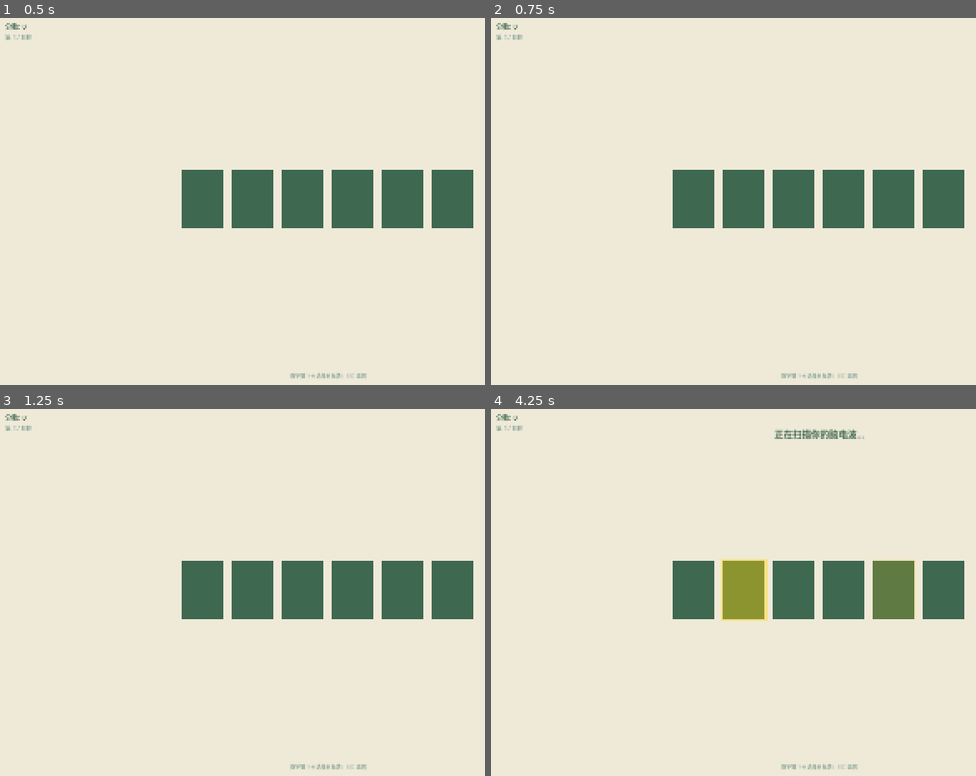
Above: before the commit, frames 1-4 (two rows, left to right).
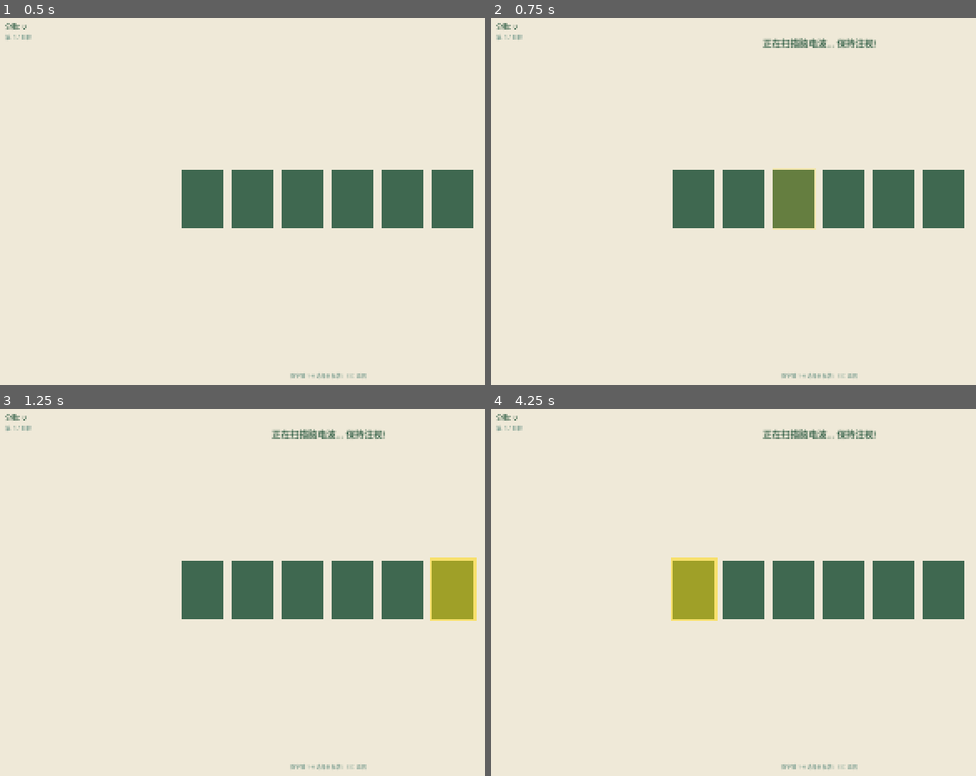
Above: after the commit, the same moments.

Repository: sssd903-tju/MetaBCI_Game
Game: Godot game, scene res://scenes/p300/CardGame.tscn
Same seed, same stepped clock (60 frames per second), same inputs: the game is played once before the commit and once after it. This scene is started directly instead of the project's main scene.
Inputs:
- Up to frame 1 (0.5 s): no input
- Up to frame 2 (0.75 s): tap Enter (ui_accept) at 0.5 s; hold Right from 0.53 s (still down); tap Space at 0.6 s
- Up to frame 3 (1.25 s): keep holding Right; tap Enter (ui_accept) at 0.77 s; tap Y at 0.8 s
- Up to frame 4 (4.25 s): release Right at 1.28 s; hold Down (ui_down) 1.28-2.03 s; tap Y at 1.35 s; tap Enter (ui_accept) at 1.52, 3.02, 3.77 s; tap N at 1.55, 2.1 s; hold Right 2.03-2.78 s; tap 1 at 2.3, 2.85 s; hold Up (ui_up) 2.78-3.53 s; tap 2 at 3.05, 3.6 s; hold Left from 3.53 s (still down); tap 3 at 3.8 s

Frame 1 is identical in both runs. In frame 2, 2.0% of the frame differs, in the area x 56-80%, y 5-58%; in frame 3, 2.1%; in frame 4, 5.2%, in the area x 37-88%, y 5-58%.

Commit message:
refactor: 卡牌读心流程重做 — 看牌→空格扫描→放大猜测→Y/N确认
THINK: 牌面朝上, 心里选一张, 按空格开始
SCAN:  牌背闪烁(P300 oddball), 5轮
REVEAL: 猜测的牌放大1.3倍
CONFIRM: Y=猜对了 / N=猜错了
自动循环5轮

Diff:
--- a/scripts/paradigms/p300/entities/card_grid.gd
+++ b/scripts/paradigms/p300/entities/card_grid.gd
@@ -113,3 +113,8 @@
 func hide_all() -> void:
 	for c in cards:
 		c.flip(false)
+		c.scale = Vector2.ONE
+
+
+func enlarge_card(idx: int) -> void:
+	cards[idx].scale = Vector2.ONE * 1.3
--- a/scripts/paradigms/p300/mind_card_paradigm.gd
+++ b/scripts/paradigms/p300/mind_card_paradigm.gd
@@ -7,7 +7,6 @@
 var _hud: MindCardHUD
 var _target_idx: int = -1
 var _guessed_idx: int = -1
-var _last_correct: bool = false
 
 
 func _ready() -> void:
@@ -22,7 +21,7 @@
 
 
 func _on_paradigm_end() -> void:
-	print("[卡牌读心] 结束, 分数: %d" % _mode.total_score)
+	print("[卡牌读心] 分数: %d" % _mode.total_score)
 
 
 func _on_bci_data(_data: Dictionary) -> void:
@@ -60,8 +59,9 @@
 	_sm.think_started.connect(_on_think)
 	_sm.scan_started.connect(_on_scan)
 	_sm.reveal_started.connect(_on_reveal)
-	_sm.correct.connect(_on_correct)
-	_sm.wrong.connect(_on_wrong)
+	_sm.confirm_started.connect(_on_confirm)
+	_sm.answered_correct.connect(_on_correct)
+	_sm.answered_wrong.connect(_on_wrong)
 	_sm.finished.connect(_on_finished)
 	_grid.scan_finished.connect(_on_scan_done)
 
@@ -74,12 +74,16 @@
 		return
 	_target_idx = -1
 	_grid.hide_all()
-	_hud.update_state("在心里想一张牌...")
+	_hud.update_state("记住一张牌, 按 空格 开始")
 	_hud.update_round(_mode.current_round + 1)
+	_hud.hide_result()
+	# 展示牌面
+	_grid.reveal_all()
 
 
 func _on_scan() -> void:
-	_hud.update_state("正在扫描你的脑电波...")
+	_hud.update_state("正在扫描脑电波... 保持注视!")
+	_grid.hide_all()
 	_grid.start_scan()
 
 
@@ -89,32 +93,30 @@
 
 
 func _on_reveal(idx: int) -> void:
+	# 放大猜测的牌
+	_grid.reveal_all()
+	_grid.enlarge_card(idx)
 	var sym: String = CardGrid.SYMBOLS[idx]
-	_grid.reveal_all()
-	var correct := (idx == _target_idx)
-	_last_correct = correct
+	_hud.update_state("系统猜测: %s" % sym)
 
-	if _target_idx >= 0:
-		_hud.show_result(sym, correct)
-	else:
-		_hud.show_result(sym, false)  # 未选目标, 默认错
-		_last_correct = false
 
-	var result := _mode.record(_last_correct)
-	_hud.update_score(result.score)
-
-	if _last_correct:
-		AudioManager.play_combo(1)
-	else:
-		AudioManager.play_miss()
+func _on_confirm(idx: int) -> void:
+	_hud.update_state("猜对了吗? Y=是 / N=否")
+	_hud.show_confirm()
 
 
 func _on_correct() -> void:
-	pass
+	var result := _mode.record(true)
+	_hud.update_score(result.score)
+	_hud.update_state("太棒了! 读心成功 ✓")
+	AudioManager.play_combo(1)
 
 
 func _on_wrong() -> void:
-	pass
+	var result := _mode.record(false)
+	_hud.update_score(result.score)
+	_hud.update_state("猜错了... ✗")
+	AudioManager.play_miss()
 
 
 func _on_finished() -> void:
@@ -137,16 +139,13 @@
 
 	if event is InputEventKey and event.pressed:
 		if _sm.current_state == CardStateMachine.State.THINK:
+			if event.keycode == KEY_SPACE:
+				_sm.enter_scan()
+
+		elif _sm.current_state == CardStateMachine.State.CONFIRM:
 			match event.keycode:
-				KEY_1: _target_idx = 0
-				KEY_2: _target_idx = 1
-				KEY_3: _target_idx = 2
-				KEY_4: _target_idx = 3
-				KEY_5: _target_idx = 4
-				KEY_6: _target_idx = 5
-			if _target_idx >= 0:
-				_grid.set_target(_target_idx)
-				_hud.update_state("已选: %s" % CardGrid.SYMBOLS[_target_idx])
+				KEY_Y: _sm.answer(true)
+				KEY_N: _sm.answer(false)
 
 
 func _restart() -> void:
--- a/scripts/paradigms/p300/state_machine/card_sm.gd
+++ b/scripts/paradigms/p300/state_machine/card_sm.gd
@@ -1,49 +1,25 @@
 extends Node
 class_name CardStateMachine
 
-enum State { THINK, SCAN, REVEAL, FEEDBACK, GAME_OVER }
+enum State { THINK, SCAN, REVEAL, CONFIRM, GAME_OVER }
 
-signal state_changed(old: State, new: State)
 signal think_started()
 signal scan_started()
 signal reveal_started(idx: int)
-signal correct()
-signal wrong()
+signal confirm_started(idx: int)
+signal answered_correct()
+signal answered_wrong()
 signal finished()
 
 var current_state: State = State.THINK
 var _state_timer: float = 0.0
 
-const THINK_TIME := 3.0
 const REVEAL_TIME := 1.5
-const FEEDBACK_TIME := 1.5
-
-
-func _ready() -> void:
-	enter_think()
-
-
-func _process(delta: float) -> void:
-	if current_state == State.SCAN or current_state == State.GAME_OVER:
-		return
-	_state_timer -= delta
-	if _state_timer <= 0.0:
-		_tick()
-
-
-func _tick() -> void:
-	match current_state:
-		State.THINK:
-			enter_scan()
-		State.REVEAL:
-			enter_feedback(false)
-		State.FEEDBACK:
-			enter_think()
+const CONFIRM_TIME := 3.0
 
 
 func enter_think() -> void:
 	change_state(State.THINK)
-	_state_timer = THINK_TIME
 	think_started.emit()
 
 
@@ -52,19 +28,20 @@
 	scan_started.emit()
 
 
-func trigger_reveal(guessed_idx: int) -> void:
-	change_state(State.REVEAL)
-	_state_timer = REVEAL_TIME
-	reveal_started.emit(guessed_idx)
+func enter_confirm(guessed_idx: int) -> void:
+	change_state(State.CONFIRM)
+	_state_timer = CONFIRM_TIME
+	confirm_started.emit(guessed_idx)
 
 
-func enter_feedback(is_correct: bool) -> void:
-	change_state(State.FEEDBACK)
-	_state_timer = FEEDBACK_TIME
-	if is_correct:
-		correct.emit()
+func answer(correct: bool) -> void:
+	if current_state != State.CONFIRM:
+		return
+	if correct:
+		answered_correct.emit()
 	else:
-		wrong.emit()
+		answered_wrong.emit()
+	enter_think()
 
 
 func go_game_over() -> void:
@@ -72,7 +49,23 @@
 	finished.emit()
 
 
+func _process(delta: float) -> void:
+	if current_state == State.SCAN or current_state == State.THINK or current_state == State.GAME_OVER:
+		return
+	_state_timer -= delta
+	if _state_timer <= 0.0:
+		if current_state == State.REVEAL:
+			enter_confirm(_guessed_idx)
+
+
+var _guessed_idx: int = -1
+
+func trigger_reveal(guessed_idx: int) -> void:
+	_guessed_idx = guessed_idx
+	change_state(State.REVEAL)
+	_state_timer = REVEAL_TIME
+	reveal_started.emit(guessed_idx)
+
+
 func change_state(new_state: State) -> void:
-	var old := current_state
 	current_state = new_state
-	state_changed.emit(old, new_state)
--- a/scripts/paradigms/p300/ui/mind_card_hud.gd
+++ b/scripts/paradigms/p300/ui/mind_card_hud.gd
@@ -51,8 +51,12 @@
 	round_label.text = "第 %d / 5 轮" % r
 
 
-func show_result(guessed: String, correct: bool) -> void:
-	state_label.text = "系统猜测: %s — %s" % [guessed, "正确 ✓" if correct else "错误 ✗"]
+func hide_result() -> void:
+	state_label.text = ""
+
+
+func show_confirm() -> void:
+	state_label.text = "猜对了吗?  Y = 是  /  N = 否"
 
 
 func show_final(score: int, correct: int, wrong: int, rating: String) -> void:
